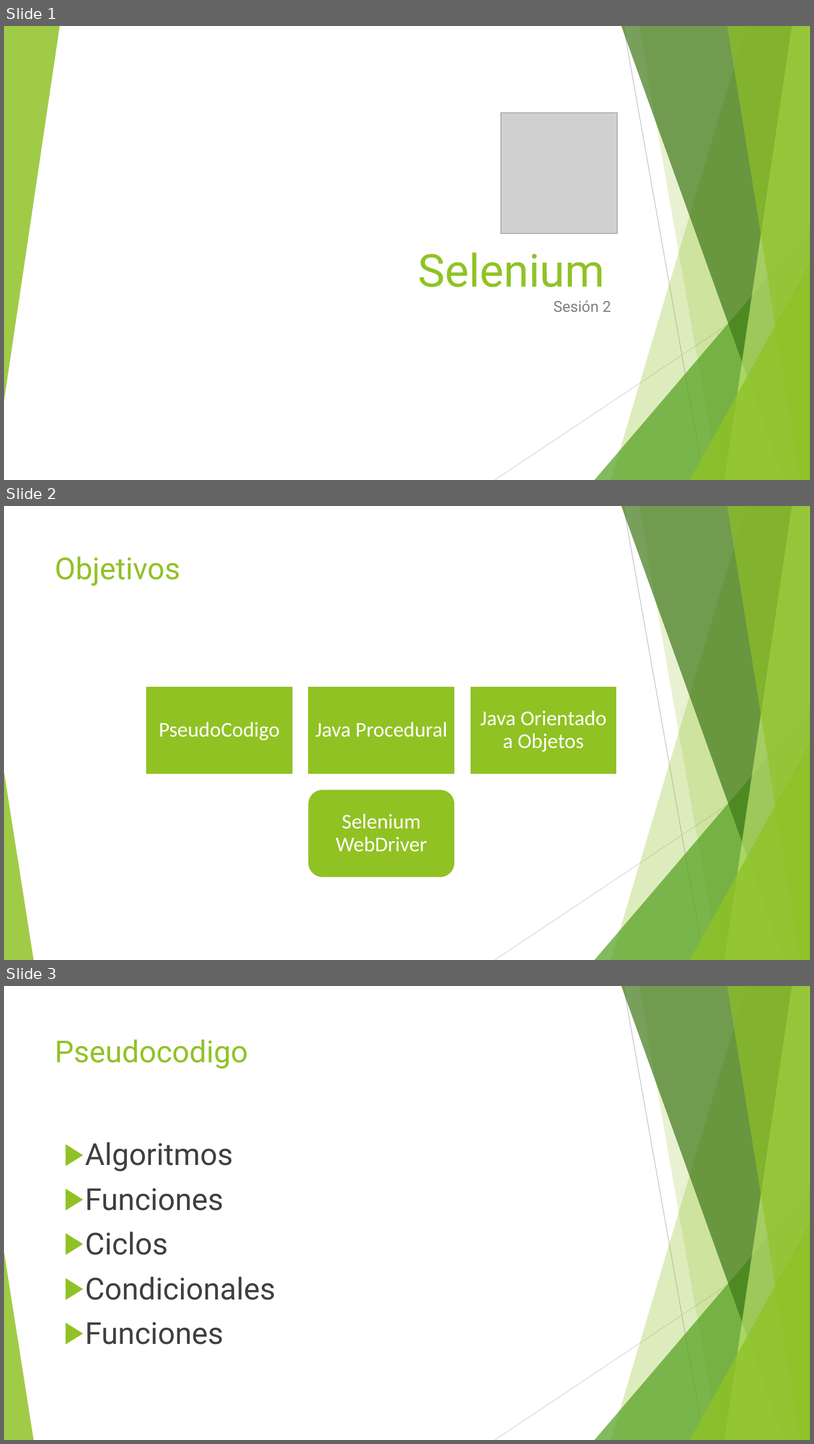
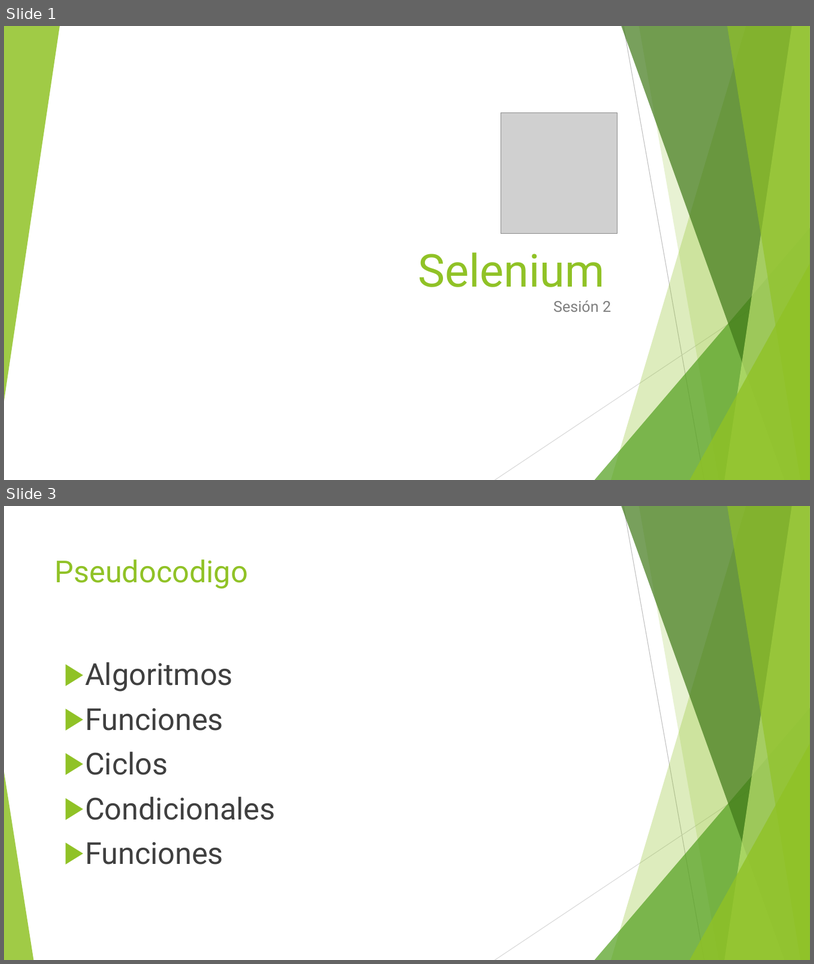
Before and after one commit to jomarnavarro/basicJava, a slide deck: Selenium, module 2.pptx. Shown one above the other, each under a label of ours: slides 1, 2 and 3 before the commit, slides 1 and 3 after it; the slides between them are not shown. The pictures are 814x1444 and 814x964 pixels, drawn with LibreOffice and Linux fonts; fonts in the diff are those of the drawing; grey boxes stand for pictures. Boxes give left, top, right and bottom in pixels: in the first picture for what was removed or moved away, otherwise in the second. Text is boxed around its words. In the diff, an @@ line names an element or a change of style, - is before the commit and + after.

```diff
--- a/Selenium, module 2.pptx
+++ b/Selenium, module 2.pptx
@@ slide 2 removed at [4,506,810,960], background #FFFFFF; not listed: 10 template elements that a slide beside it also shows @@
@@ title removed at [55,556,180,586] @@
-Objetivos
@@ group removed at [146,685,617,877]: 3 rectangles, 3 texts, 1 rounded rectangle @@
-PseudoCodigo
-Java Procedural
-Java Orientado a Objetos
@@ text removed at [336,813,427,852] @@
-Selenium WebDriver
```
Also in this commit, not shown: 1 slide changed, 1 slide added, 3 other files.
